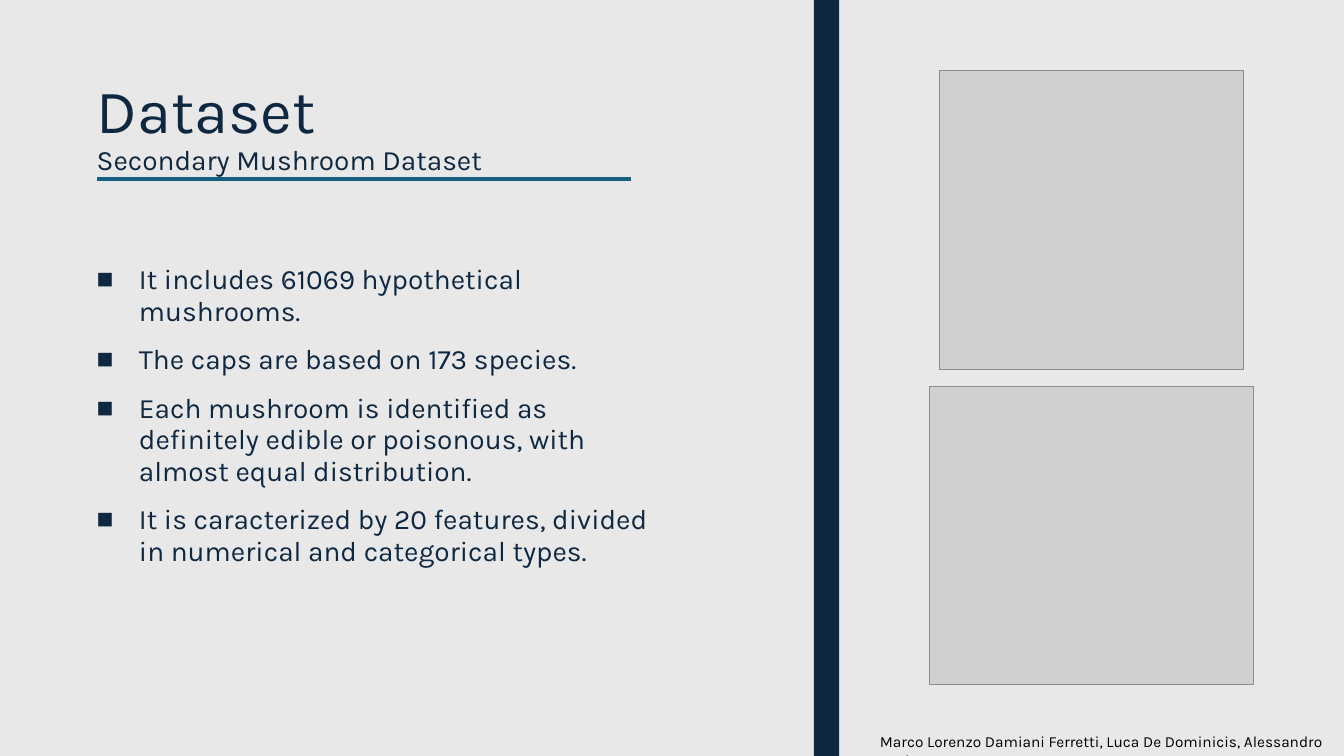
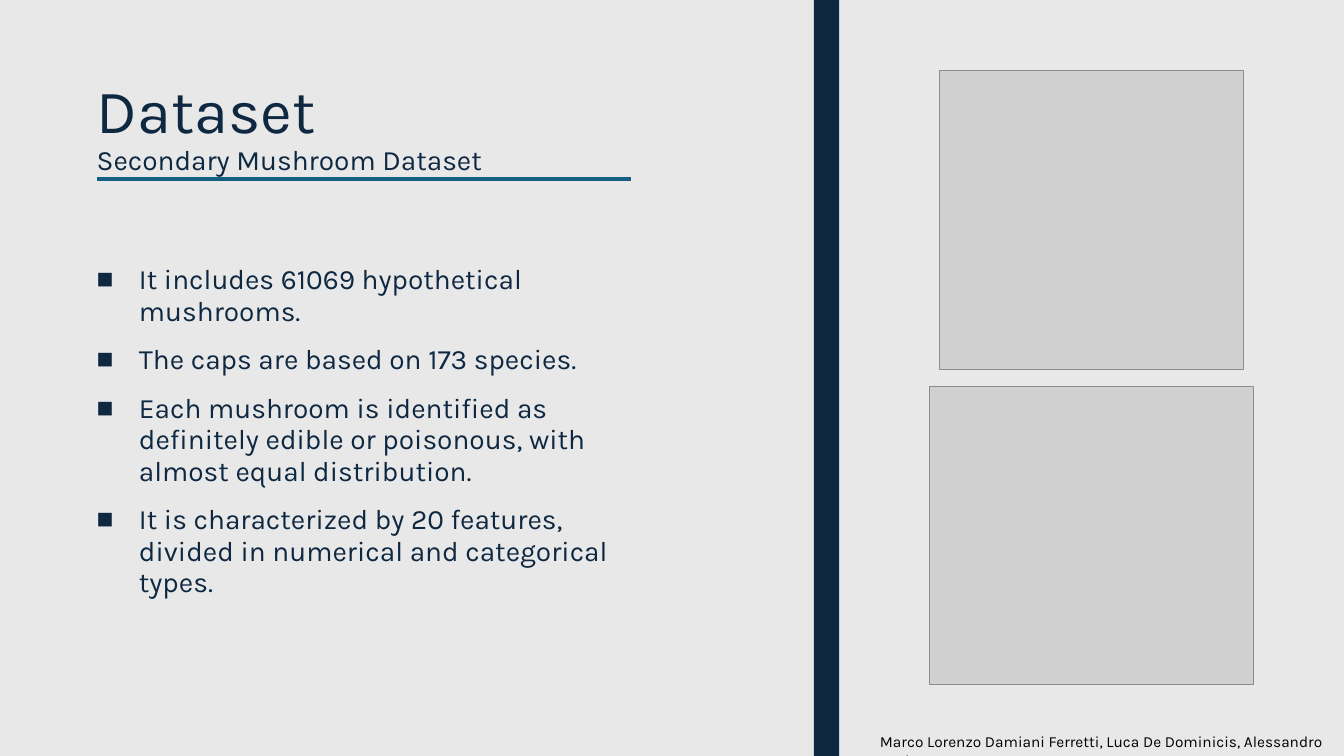
Before and after one commit to luca-de-dominicis/Big_Data_Analytics, a slide deck: slide 2 of BDA-Presentation.pptx. Drawn at 1344x756 pixels with LibreOffice and Linux fonts; fonts in the diff are those of the drawing; grey boxes stand for pictures. Boxes give left, top, right and bottom in pixels: in the first picture for what was removed or moved away, otherwise in the second. Text is boxed around its words. In the diff, an @@ line names an element or a change of style, - is before the commit and + after.

```diff
--- a/BDA-Presentation.pptx
+++ b/BDA-Presentation.pptx
@@ text at [139, 509, 607, 599]: text changed @@
-■ It is caracterized by 20 features, divided in numerical and categorical types.
+■ It is characterized by 20 features, divided in numerical and categorical types.
```
Also in this commit, not shown: 4 other slides changed.
